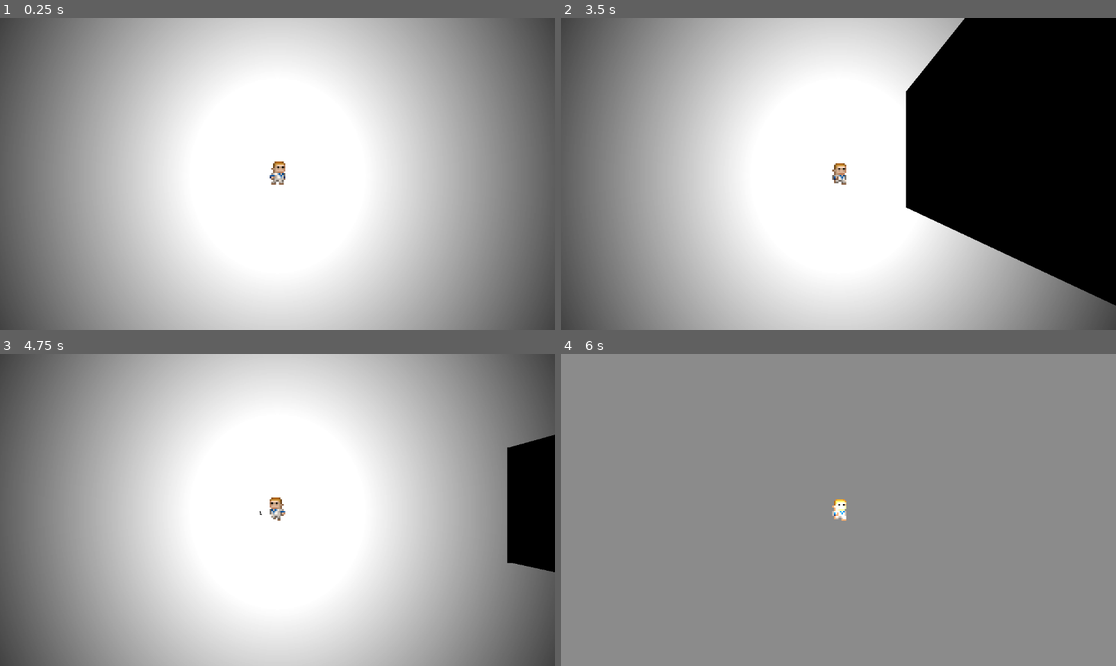
Above: before the commit, frames 1-4 (two rows, left to right).
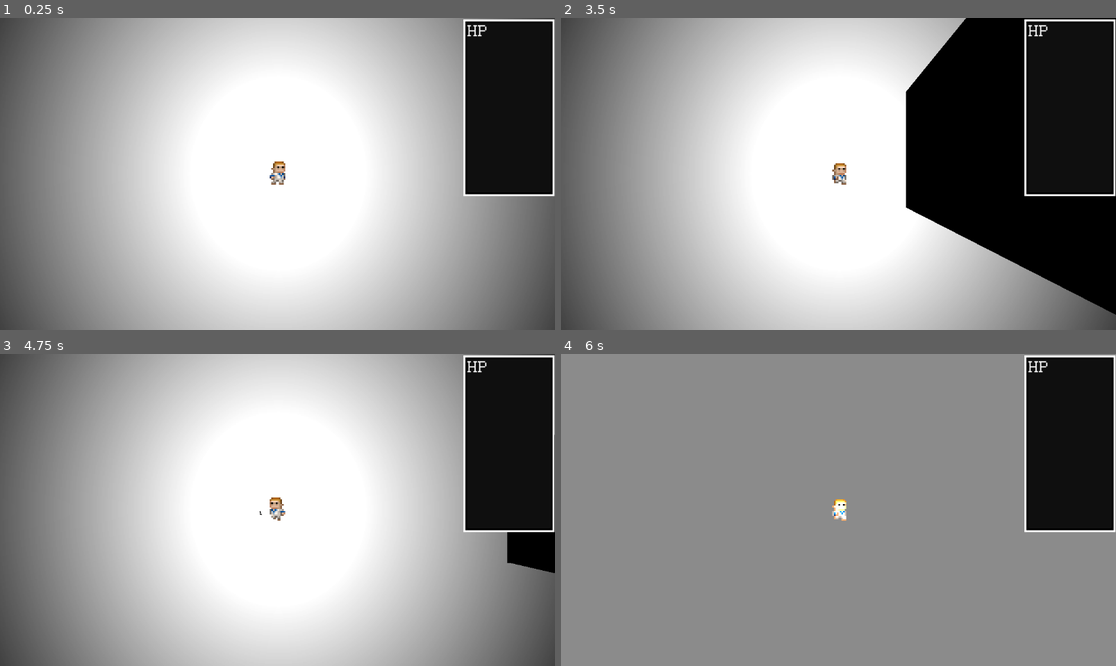
Above: after the commit, the same moments.

Repository: SimpleImpact/Mark-Of-Darkness
Game: Godot game, scene res://node_2d.tscn
Two runs of this game, one before a commit and one after it. Both use one fixed random seed, a clock stepped at 60 frames per second and the inputs below.
Inputs (mouse positions are in pixels of both pictures, inside the frame that each line leads up to):
- Up to frame 1 (0.25 s): no input
- Up to frame 2 (3.5 s): tap Enter at 0.5 s; move the mouse to (960, 158) at 0.52 s; hold D (Right) 0.53-1.28 s; tap C (C) at 0.6, 1.55, 2.1, 3.05 s; tap Space at 1.25 s; move the mouse to (727, 189) at 1.27 s; hold S (Down) 1.28-2.03 s; click (727, 189) at 1.35 s; move the mouse to (894, 105) at 2.02 s; hold D (Right) 2.03-2.78 s; move the mouse to (810, 236) at 2.77 s; hold W (Up) from 2.78 s (still down); right-click (810, 236) at 2.85 s
- Up to frame 3 (4.75 s): move the mouse to (444, 556) at 3.52 s; release W (Up) at 3.53 s; hold A (Left) from 3.53 s (still down); tap C (C) at 3.6, 4.55 s; move the mouse to (111, 463) at 4.27 s; click (111, 463) at 4.35 s
- Up to frame 4 (6 s): move the mouse to (866, 510) at 5.02 s; release A (Left) at 5.03 s; hold S (Down) 5.03-5.78 s; tap C (C) at 5.1 s; tap Enter at 5.75 s; move the mouse to (755, 432) at 5.77 s; hold D (Right) from 5.78 s (still down); right-click (755, 432) at 5.85 s

The runs differ from the first frame. In frame 1, 9.3% of the frame differs, in the area x 83-100%, y 0-58%; in frame 2, 1.5%; in frame 3, 7.1%; in frame 4, 9.3%.

Commit message:
thing and score board

Diff:
--- a/Objects/player.tscn
+++ b/Objects/player.tscn
@@ -1,10 +1,11 @@
-[gd_scene load_steps=23 format=3 uid="uid://bq2s8jhja8833"]
+[gd_scene load_steps=26 format=3 uid="uid://bq2s8jhja8833"]
 
 [ext_resource type="Script" path="res://Scripts/Movement.gd" id="1_lkuwi"]
 [ext_resource type="Script" path="res://Scripts/Attack Handler.gd" id="2_80hox"]
 [ext_resource type="Texture2D" uid="uid://bwwvuafk8l37c" path="res://Sprites/rogue.png" id="3_6nkus"]
 [ext_resource type="Texture2D" uid="uid://bifcuycrhu4v2" path="res://Sprites/rogueFlipped.png" id="4_th4xs"]
 [ext_resource type="Script" path="res://button.gd" id="5_110jt"]
+[ext_resource type="FontFile" uid="uid://b75wn5elgg7um" path="res://Fonts/TimesNewPixel.ttf" id="6_7l465"]
 
 [sub_resource type="AtlasTexture" id="AtlasTexture_ph2tk"]
 atlas = ExtResource("3_6nkus")
@@ -134,6 +135,18 @@
 fill_from = Vector2(0.5, 0.5)
 fill_to = Vector2(1, 1)
 
+[sub_resource type="StyleBoxFlat" id="StyleBoxFlat_qw8i2"]
+bg_color = Color(0, 0, 0, 1)
+border_width_left = 4
+border_width_top = 4
+border_width_right = 4
+border_width_bottom = 4
+border_color = Color(1, 1, 1, 1)
+
+[sub_resource type="LabelSettings" id="LabelSettings_blvoq"]
+font = ExtResource("6_7l465")
+font_size = 40
+
 [node name="Player" type="CharacterBody2D"]
 texture_filter = 1
 scale = Vector2(1.56308, 1.72667)
@@ -161,7 +174,7 @@
 texture_filter = 1
 position = Vector2(0, -16)
 sprite_frames = SubResource("SpriteFrames_u676e")
-animation = &"Rouge Run Left"
+animation = &"Rouge Idle"
 
 [node name="MarginContainer" type="MarginContainer" parent="."]
 offset_left = -2304.0
@@ -174,6 +187,7 @@
 script = ExtResource("5_110jt")
 
 [node name="Lamp" type="PointLight2D" parent="."]
+position = Vector2(4.47834, -11.583)
 scale = Vector2(4, 4)
 energy = 2.37
 range_z_max = 0
@@ -184,4 +198,48 @@
 blend_mode = 1
 range_z_max = 0
 
+[node name="CanvasLayer" type="CanvasLayer" parent="."]
+
+[node name="MarginContainer" type="MarginContainer" parent="CanvasLayer"]
+anchors_preset = 1
+anchor_left = 1.0
+anchor_right = 1.0
+offset_left = -206.0
+offset_top = -13.0
+offset_right = 15.0
+offset_bottom = 386.0
+grow_horizontal = 0
+theme_override_constants/margin_left = 16
+theme_override_constants/margin_top = 16
+theme_override_constants/margin_right = 16
+theme_override_constants/margin_bottom = 16
+
+[node name="Panel" type="Panel" parent="CanvasLayer/MarginContainer"]
+layout_mode = 2
+theme_override_styles/panel = SubResource("StyleBoxFlat_qw8i2")
+
+[node name="MarginContainer" type="MarginContainer" parent="CanvasLayer/MarginContainer"]
+layout_mode = 2
+theme_override_constants/margin_left = 8
+theme_override_constants/margin_top = 8
+theme_override_constants/margin_right = 8
+theme_override_constants/margin_bottom = 8
+
+[node name="Panel" type="Panel" parent="CanvasLayer/MarginContainer/MarginContainer"]
+layout_mode = 2
+
+[node name="HBoxContainer" type="HBoxContainer" parent="CanvasLayer/MarginContainer/MarginContainer"]
+layout_mode = 2
+size_flags_vertical = 0
+
+[node name="Label" type="Label" parent="CanvasLayer/MarginContainer/MarginContainer/HBoxContainer"]
+clip_contents = true
+layout_mode = 2
+theme_override_fonts/font = ExtResource("6_7l465")
+theme_override_font_sizes/font_size = 40
+text = "hp"
+label_settings = SubResource("LabelSettings_blvoq")
+uppercase = true
+text_direction = 1
+
 [connection signal="pressed" from="MarginContainer/Button" to="MarginContainer/Button" method="_on_pressed"]
Binary file added: Fonts/TimesNewPixel.ttf
Not shown, added: Fonts/TimesNewPixel.ttf.import
